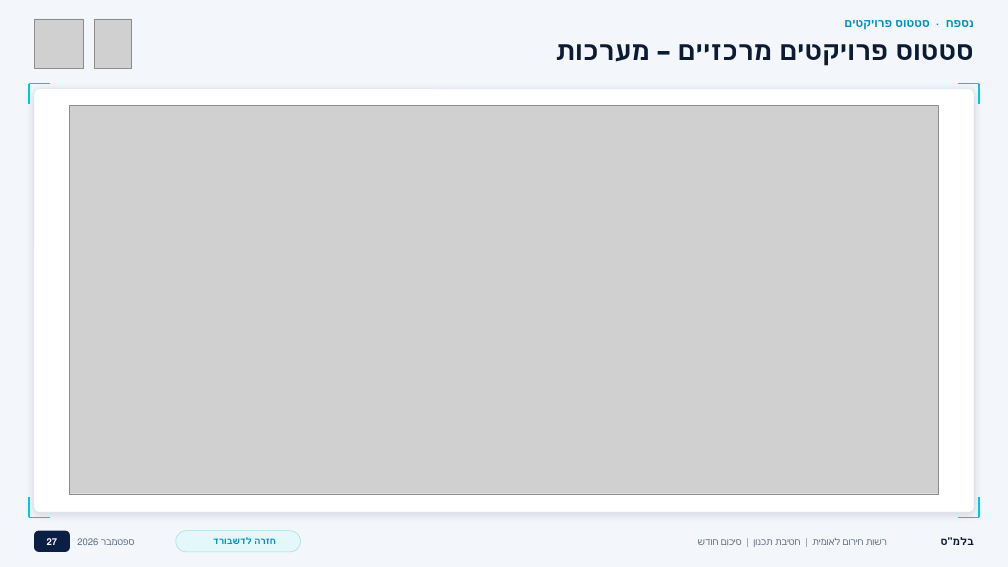
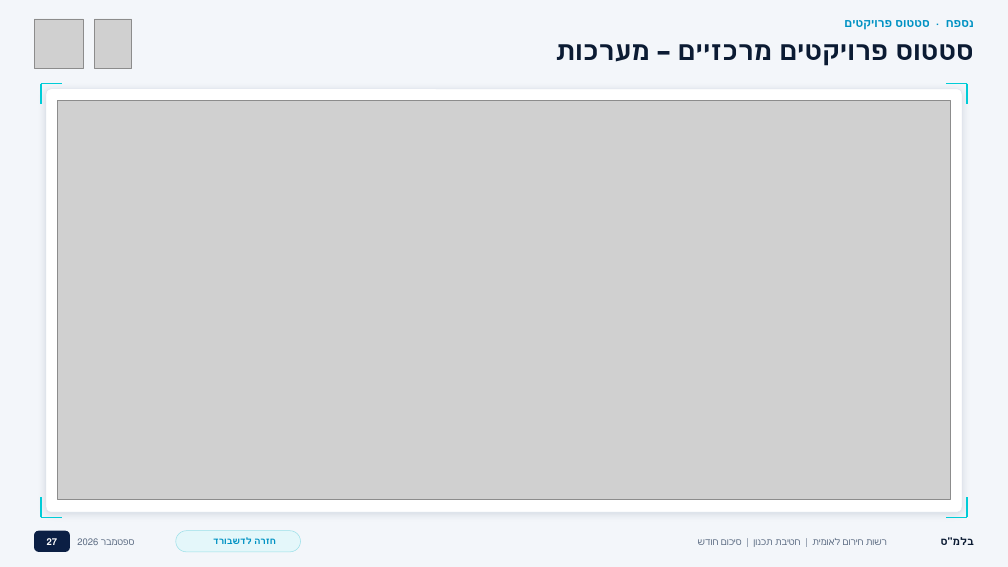
Before and after one commit to nimrodEDE/test, a slide deck: slide 27 of presentations/management-forum-2026-08-upgraded.pptx. Drawn at 1008x567 pixels with LibreOffice and Linux fonts; fonts in the diff are those of the drawing; grey boxes stand for pictures; background and template pictures are left out. Boxes give left, top, right and bottom in pixels: in the first picture for what was removed or moved away, otherwise in the second. Text is boxed around its words. In the diff, an @@ line names an element or a change of style, - is before the commit and + after.

```diff
--- a/presentations/management-forum-2026-08-upgraded.pptx
+++ b/presentations/management-forum-2026-08-upgraded.pptx
@@ rounded rectangle resized from (x1=34, y1=89, x2=974, y2=512) to (x1=46, y1=89, x2=962, y2=512) @@
@@ picture resized from (x1=70, y1=105, x2=938, y2=494) to (x1=57, y1=100, x2=951, y2=499) @@
@@ rounded rectangle moved from (x1=462, y1=469, x2=587, y2=493) to (x1=461, y1=474, x2=589, y2=499) @@
@@ rounded rectangle moved from (x1=904, y1=472, x2=938, y2=495) to (x1=915, y1=476, x2=951, y2=501) @@
@@ 4 lines moved together from (x1=29, y1=84, x2=50, y2=517) to (x1=41, y1=84, x2=62, y2=517) @@
@@ 4 lines moved together from (x1=958, y1=84, x2=979, y2=517) to (x1=946, y1=84, x2=967, y2=517) @@
```
Also in this commit, not shown: 38 other slides changed.
